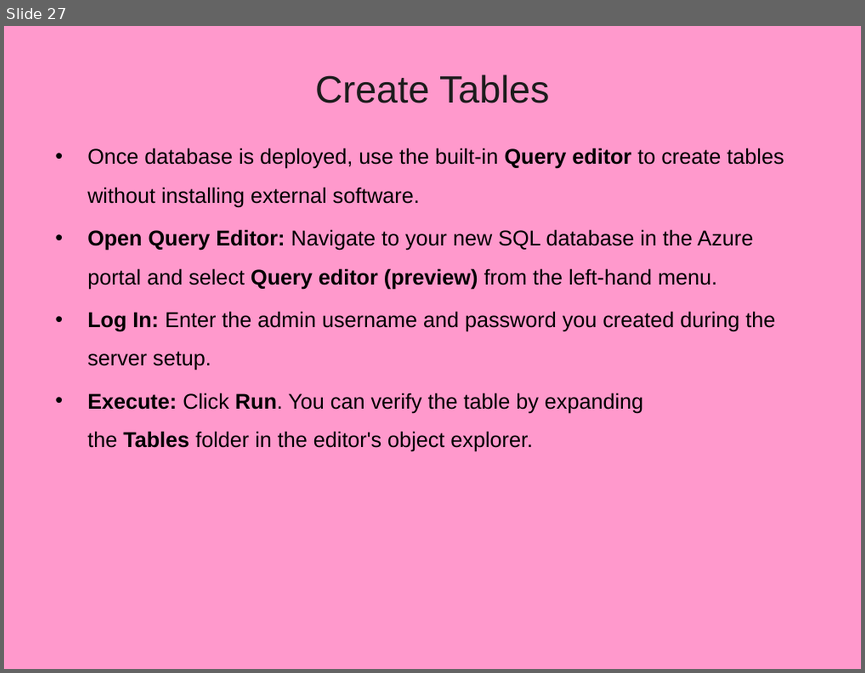
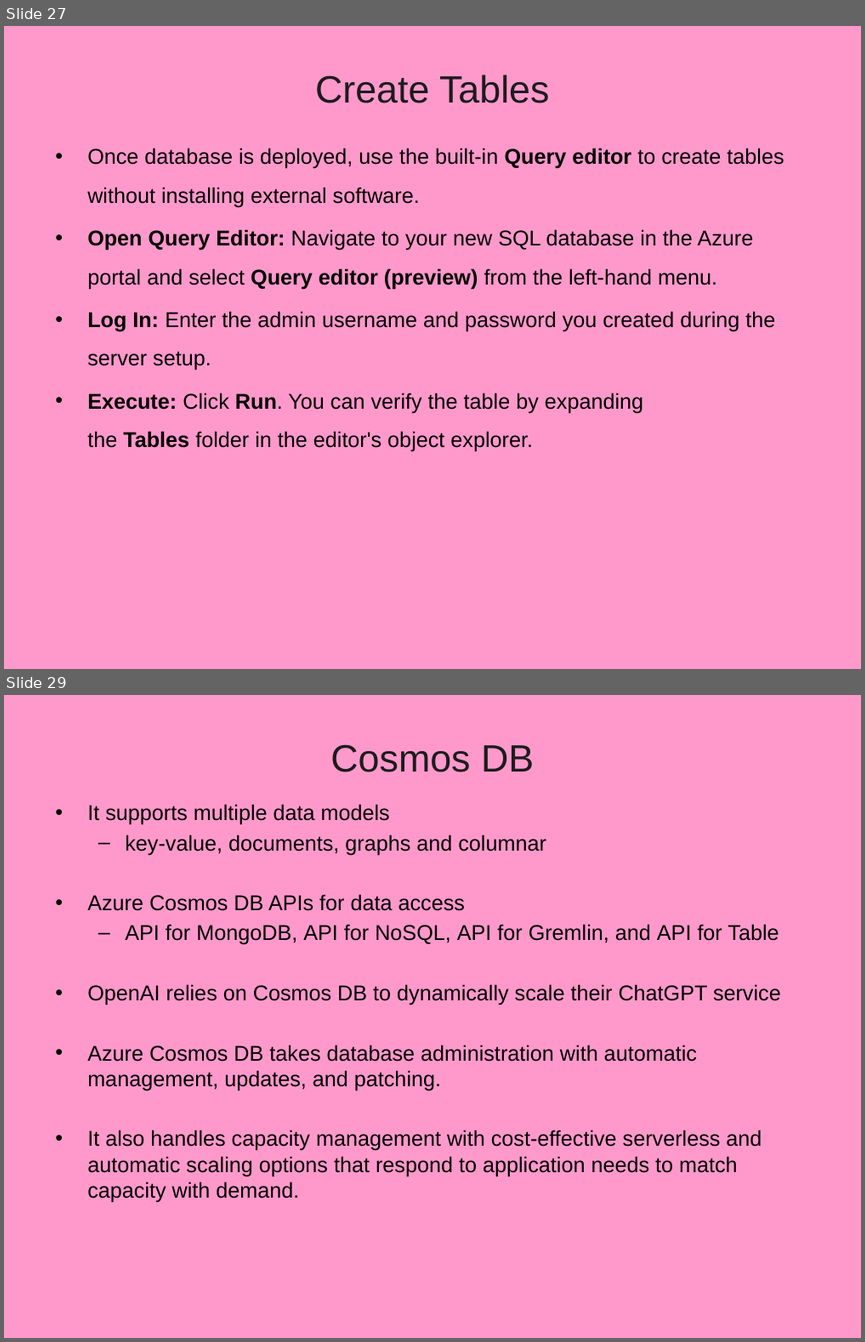
Before and after one commit to vatsanTraining/training_jan_2026, a slide deck: 18_Azure_sql.pptx. Shown one above the other, each under a label of ours: slide 27 before the commit, slides 27 and 29 after it; the slides between them are not shown. The pictures are 865x673 and 865x1342 pixels, drawn with LibreOffice and Linux fonts; fonts in the diff are those of the drawing; background and template pictures are left out. Boxes give left, top, right and bottom in pixels: in the first picture for what was removed or moved away, otherwise in the second. Text is boxed around its words. In the diff, an @@ line names an element or a change of style, - is before the commit and + after.

```diff
--- a/18_Azure_sql.pptx
+++ b/18_Azure_sql.pptx
@@ slide 29 added at bbox=[4, 695, 861, 1338], background picture (left out) @@
@@ title added at bbox=[330, 744, 534, 772], 32 pt, text #1C1C1C @@
+Cosmos DB
@@ text added at bbox=[87, 804, 781, 1202], 18 pt, text #000000 @@
+• It supports multiple data models
+  – key-value, documents, graphs and columnar
+• Azure Cosmos DB APIs for data access
+  – API for MongoDB, API for NoSQL, API for Gremlin, and API for Table
+• OpenAI relies on Cosmos DB to dynamically scale their ChatGPT service
+• Azure Cosmos DB takes database administration with automatic management, updates, and patching.
+• It also handles capacity management with cost-effective serverless and automatic scaling options that respond to application needs to match capacity with demand.
```
Also in this commit, not shown: 6 other slides added, 1 other file.
